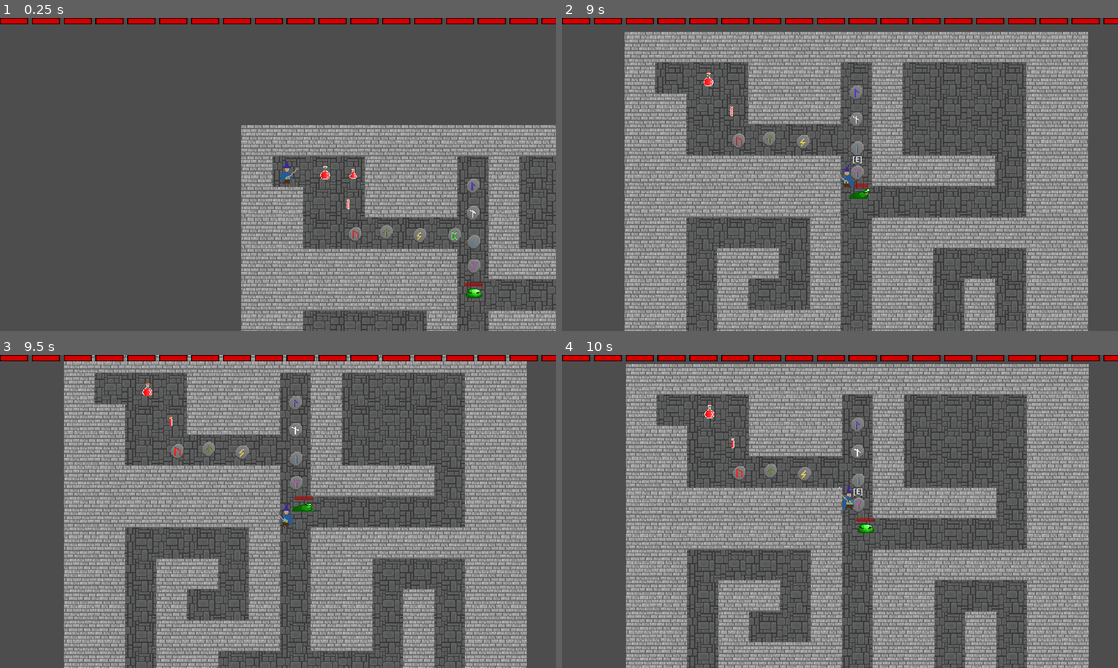
Above: before the commit, frames 1-4 (two rows, left to right).
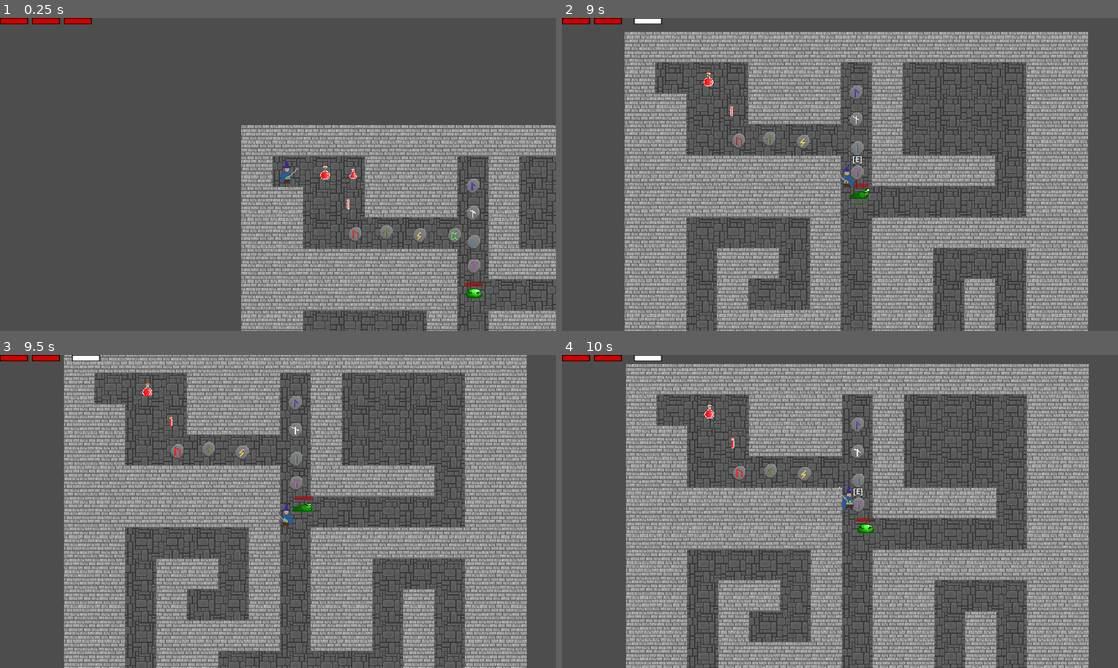
Above: after the commit, the same moments.

Repository: JCudak/ConquerDarkness
Game: Godot game, scene res://assets/scenes/main.tscn
The game is run twice, just before and just after one commit, with the same random seed, the same clock (stepped at 60 frames per second) and the same inputs.
Inputs (mouse positions are in pixels of both pictures, inside the frame that each line leads up to):
- Up to frame 1 (0.25 s): no input
- Up to frame 2 (9 s): tap Enter at 0.5 s; move the mouse to (962, 158) at 0.52 s; hold D (right) 0.53-1.28 s; click (962, 158) at 0.6 s; move the mouse to (728, 190) at 1.27 s; hold S (down) 1.28-2.03 s; tap E (pickup_item) at 1.35, 5.85 s; move the mouse to (895, 105) at 2.02 s; hold D (right) 2.03-2.78 s; hold Right mouse button (right_click) 2.03-2.78 s; move the mouse to (812, 237) at 2.77 s; hold W (up) 2.78-3.53 s; click (812, 237) at 2.85 s; move the mouse to (1006, 221) at 3.52 s; hold E (pickup_item) 3.53-4.28 s; hold A (left) 3.53-5.03 s; move the mouse to (673, 127) at 4.27 s; right-click (673, 127) at 4.35 s; move the mouse to (867, 174) at 5.02 s; hold S (down) 5.03-5.78 s; click (867, 174) at 5.1 s; move the mouse to (756, 96) at 5.77 s; hold D (right) 5.78-6.53 s; move the mouse to (962, 158) at 6.52 s; hold W (up) 6.53-7.28 s; hold Right mouse button (right_click) 6.53-7.28 s; move the mouse to (728, 190) at 7.27 s; hold D (right) 7.28-8.03 s; click (728, 190) at 7.35 s; move the mouse to (895, 105) at 8.02 s; hold S (down) 8.03-8.78 s; hold E (pickup_item) 8.03-8.78 s; move the mouse to (812, 237) at 8.77 s; hold A (left) from 8.78 s (still down); right-click (812, 237) at 8.85 s
- Up to frame 3 (9.5 s): keep holding A (left)
- Up to frame 4 (10 s): move the mouse to (1006, 558) at 9.52 s; release A (left) at 9.53 s; hold W (up) from 9.53 s (still down); click (1006, 558) at 9.6 s

The runs differ from the first frame. In frame 1, 1.5% of the frame differs, in the area x 17-100%, y 0-2%; in frame 2, 1.6%; in frame 3, 1.6%; in frame 4, 1.6%, in the area x 11-100%, y 0-54%.

Commit message:
[17] Fixed slime health bar

Diff:
--- a/assets/scenes/enemies/slime.tscn
+++ b/assets/scenes/enemies/slime.tscn
@@ -679,7 +679,7 @@
 offset_bottom = -15.0
 grow_horizontal = 2
 grow_vertical = 2
-max_value = 10.0
+max_value = 3.0
 step = 1.0
 show_percentage = false
 
--- a/assets/scenes/player/player.tscn
+++ b/assets/scenes/player/player.tscn
@@ -624,7 +624,6 @@
 platform_floor_layers = 4294967293
 script = ExtResource("1_uv8wg")
 inventory = ExtResource("2_nqow7")
-maxHealth = 100
 
 [node name="Sprites" type="Node2D" parent="."]
 
--- a/scripts/slime.gd
+++ b/scripts/slime.gd
@@ -12,7 +12,7 @@
 @onready var collision_shape_2d = $CollisionShape2D
 @onready var animation = $AnimationPlayer
 
-@onready var health: int = 10
+@onready var health: int = 3
 @onready var healthBar = $HealthBar
 
 var player: Player = null
@@ -27,10 +27,6 @@
 var timer = 0.0
 var is_dead = false
 var is_hurt = false
-
-func _ready():
-	healthBar.max_value = 10
-	healthBar.value = healthBar.max_value
 
 func _physics_process(delta):
 	die()
@@ -149,5 +145,3 @@
 
 func updateHealth():
 	healthBar.value = health
-
-	print_debug(healthBar.value)
